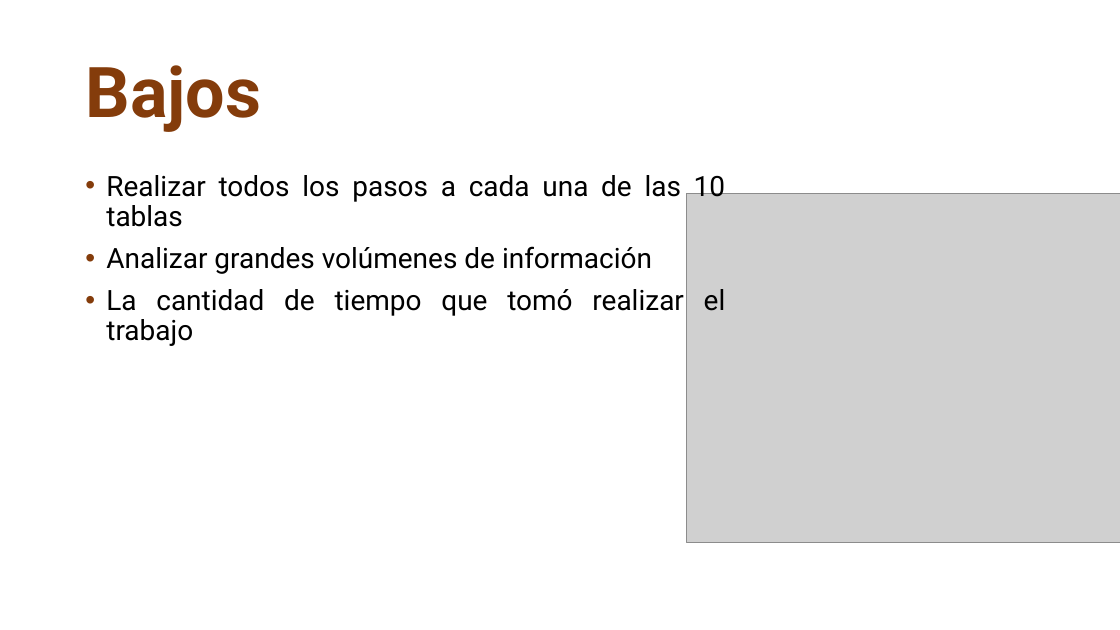
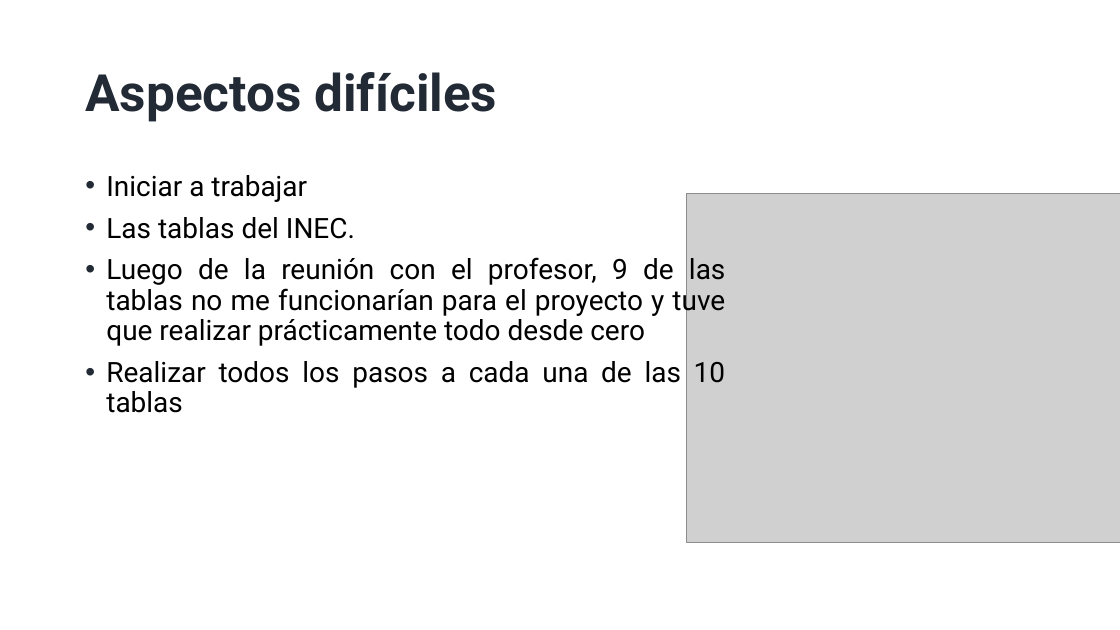
Before and after one commit to lourdsslopez/ProyectoFinalEstad-tica_LourdesLopez, a slide deck: slide 3 of BD_Estadística/JORNADA (PPT)/Jornada.pptx. Drawn at 1120x630 pixels with LibreOffice and Linux fonts; fonts in the diff are those of the drawing; grey boxes stand for pictures. Boxes give left, top, right and bottom in pixels: in the first picture for what was removed or moved away, otherwise in the second. Text is boxed around its words. In the diff, an @@ line names an element or a change of style, - is before the commit and + after.

```diff
--- a/BD_Estadística/JORNADA (PPT)/Jornada.pptx
+++ b/BD_Estadística/JORNADA (PPT)/Jornada.pptx
@@ title at bbox=[85, 72, 497, 122]: text changed; size 60 to 44 pt; text colour #843C0B to #222A35 @@
-Bajos
+Aspectos difíciles
@@ text at bbox=[106, 175, 725, 346]: paragraphs added @@
+• Iniciar a trabajar
+• Las tablas del INEC.
+• Luego de la reunión con el profesor, 9 de las tablas no me funcionarían para el proyecto y tuve que realizar prácticamente todo desde cero
@@ text at bbox=[106, 246, 726, 346]: paragraphs removed @@
-• Analizar grandes volúmenes de información
-• La cantidad de tiempo que tomó realizar el trabajo
@@ text at bbox=[106, 361, 725, 413]: bullet colour #843C0B to #222A35 @@
```
Also in this commit, not shown: 5 other slides changed, 2 slides added.
